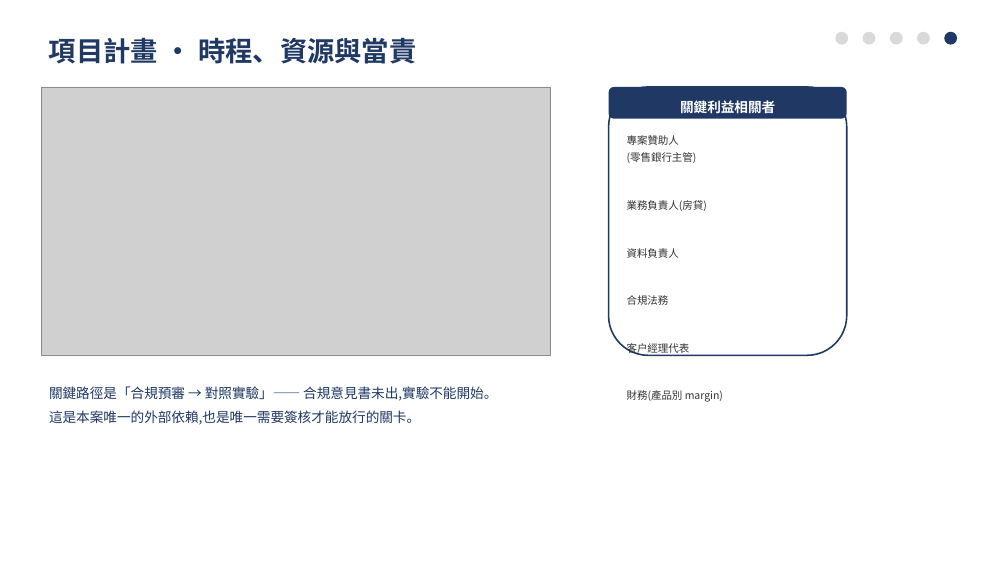
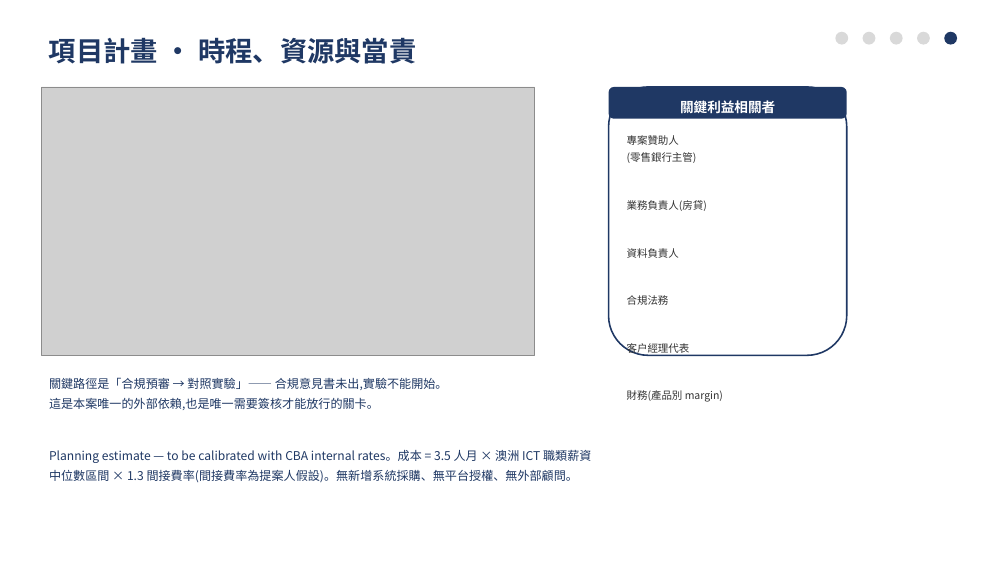
Before and after one commit to pokai-huang0828/UTS_workspace, a slide deck: slide 12 of Artificial Intelligence for Enterprises/Assessment3/Huang_26254793_421104_Assessment 3.pptx. Drawn at 1008x567 pixels with LibreOffice and Linux fonts; fonts in the diff are those of the drawing; grey boxes stand for pictures. Boxes give left, top, right and bottom in pixels: in the first picture for what was removed or moved away, otherwise in the second. Text is boxed around its words. In the diff, an @@ line names an element or a change of style, - is before the commit and + after.

```diff
--- a/Artificial Intelligence for Enterprises/Assessment3/Huang_26254793_421104_Assessment 3.pptx
+++ b/Artificial Intelligence for Enterprises/Assessment3/Huang_26254793_421104_Assessment 3.pptx
@@ picture: place and size @@
-picture at box(42, 87, 551, 355)
+picture at box(42, 87, 535, 355)
@@ text "關鍵路徑是「合規預審 → 對照實驗」—— 合規意見書未出,實驗不能開始。": place and size @@
-text "關鍵路徑是「合規預審 → 對照實驗」—— 合規意見書未出,實驗不能開始。" at box(49, 386, 497, 425)
+text "關鍵路徑是「合規預審 → 對照實驗」—— 合規意見書未出,實驗不能開始。" at box(49, 377, 591, 482)
@@ text at box(49, 377, 448, 410): size 13 to 11.5 pt in "關鍵路徑是「合規預審 → 對照實驗」—— 合規意見書未出,實驗不能開始。", "這是本案唯一的外部依賴,也是唯一需要簽核才能放行的關卡。"; line spacing 1.45 to 1.4 @@
@@ text at box(49, 450, 591, 482): paragraphs added @@
+Planning estimate — to be calibrated with CBA internal rates。成本 = 3.5 人月 × 澳洲 ICT 職類薪資
+中位數區間 × 1.3 間接費率(間接費率為提案人假設)。無新增系統採購、無平台授權、無外部顧問。
```
Also in this commit, not shown: 2 other slides changed, 22 other files.
